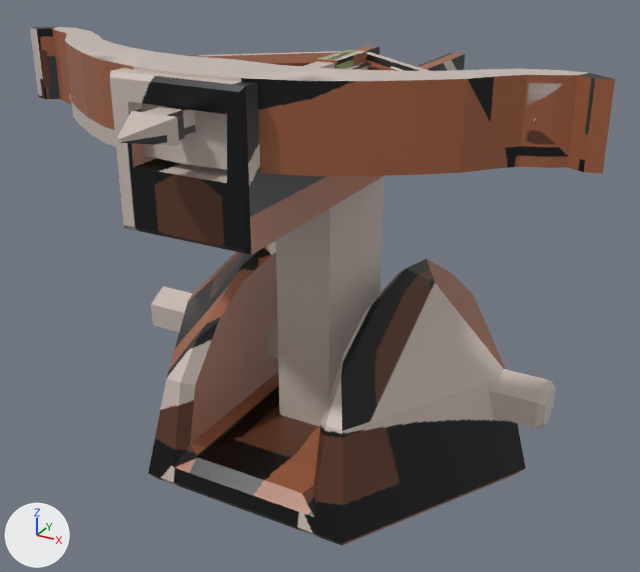
The FBX model BlenderMesh/Tower2.fbx: old version first, new version second.
Camera for both pictures: a 50 mm lens placed at (2.01, -3.8, 2.73), pointed at (0.08, -0.3, 0.98). Every picture has the same lights, and +X, +Y and +Z are marked at lower left. Where no turn or scale is listed for an object, it has been applied to the vertices.
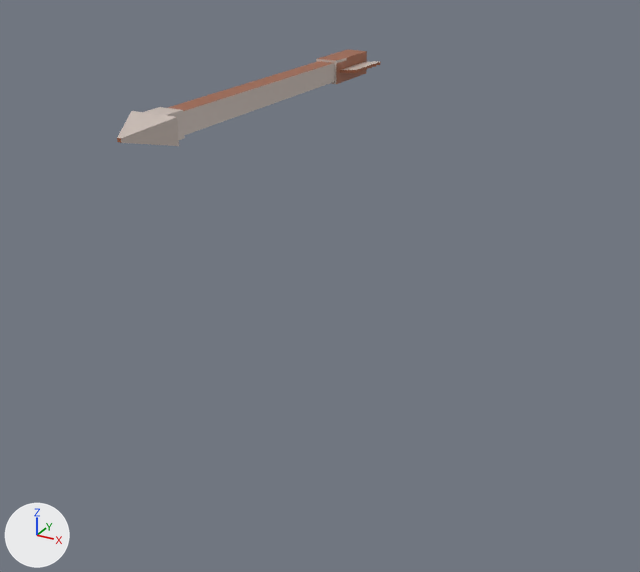
The newer file is also turned or shifted as a whole; pictures and numbers use the older file's frame.

Boxes [x1, y1, x2, y2] around the edits, measured in the pictures (640 x 572 px):
'Cylinder.001', deleted: before [148, 241, 556, 545]
'Cube.001', deleted: before [30, 27, 615, 176]
'Cube', deleted: before [110, 46, 465, 427]
part 1 of me_cube_012, surface changed: before [117, 50, 373, 146]; after [117, 50, 381, 146]

What the commit changed:
me_cube_012 has 180 vertices, 174 faces and spans x -0.13..0.13, y -0.86..0.94, z -0.05..0.05.
me_cube_012 is used by ob_cube_002; location (0.002, -0.691, 1.979).
me_cube_012 part 1: texture (UV) coordinates of 174 of 174 faces, centred in x -0.12..0.12, y -0.86..0.93, z -0.05..0.05, changed; they spanned u 0.07..0.99, v 0.19..1.0 and now span u 0.15..0.99, v 0.0..0.95.
Object 'Cylinder.001' (ob_cylinder_001) is deleted.
Object 'Cube.001' (ob_cube_001) is deleted.
Object 'Cube' (ob_cube) is deleted.
